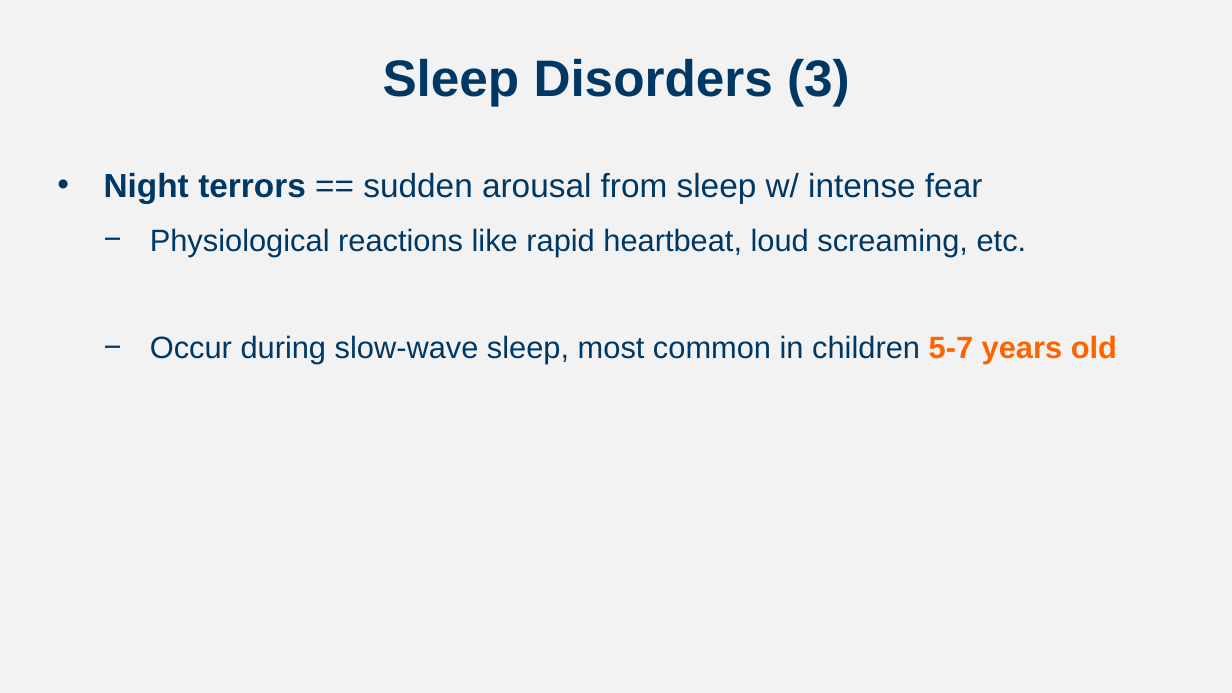
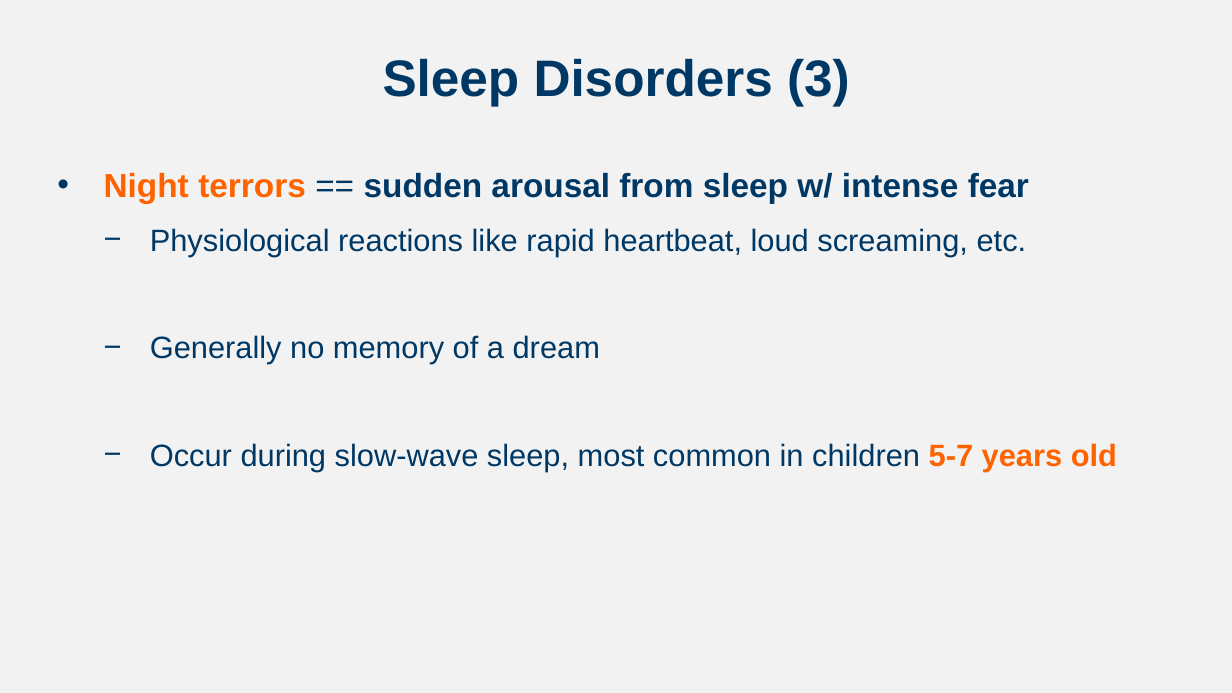
Before and after one commit to npm27/Teaching-Materials, a slide deck: slide 13 of Developmental Fall 23/Slides/Chapter 5.pptx. Drawn at 1232x693 pixels with LibreOffice and Linux fonts; fonts in the diff are those of the drawing. Boxes give left, top, right and bottom in pixels: in the first picture for what was removed or moved away, otherwise in the second. Text is boxed around its words. In the diff, an @@ line names an element or a change of style, - is before the commit and + after.

```diff
--- a/Developmental Fall 23/Slides/Chapter 5.pptx
+++ b/Developmental Fall 23/Slides/Chapter 5.pptx
@@ text at (x1=104, y1=172, x2=1029, y2=203): text colour #003865 to #FF6300 in "Night terrors"; bold on in "sudden arousal from sleep w/ intense fear" @@
@@ text at (x1=150, y1=335, x2=600, y2=364): paragraph added @@
+  − Generally no memory of a dream
```
Also in this commit, not shown: 4 other slides changed.
